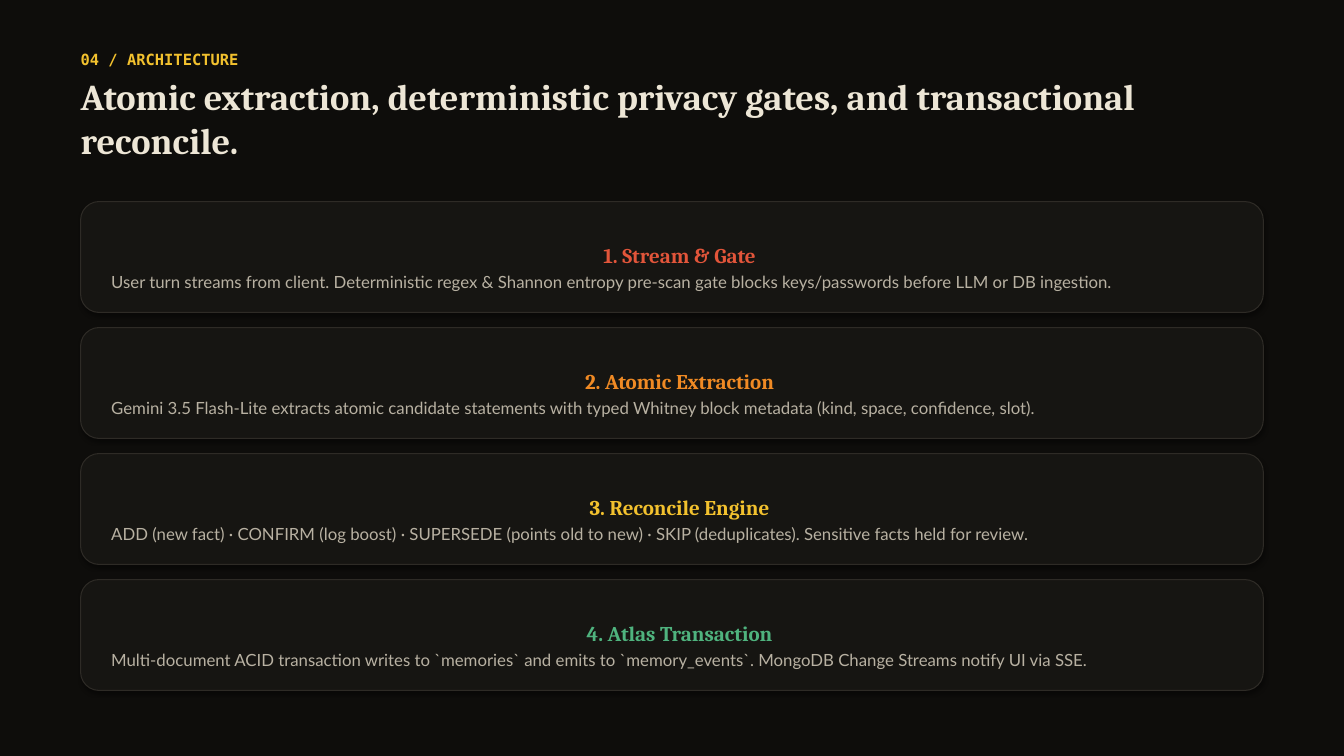
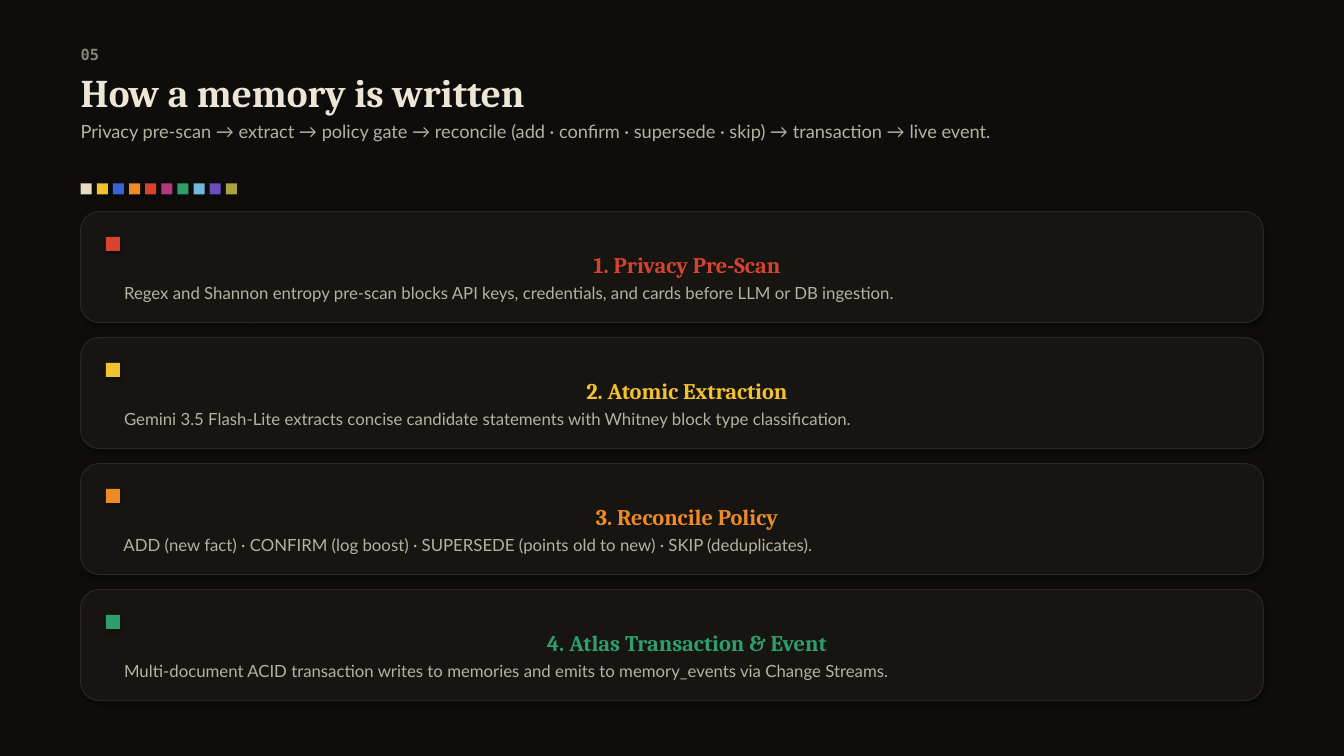
Before and after one commit to vaibhavcodesx/radahn, a slide deck: slide 5 of docs/deck/radahn.pptx. Drawn at 1344x756 pixels with LibreOffice and Linux fonts; fonts in the diff are those of the drawing. Boxes give left, top, right and bottom in pixels: in the first picture for what was removed or moved away, otherwise in the second. Text is boxed around its words. In the diff, an @@ line names an element or a change of style, - is before the commit and + after.

Commit message:
docs(deck): rebuild 10-slide submission deck, pdf export, and live 1080p screenshots (Round 6)

```diff
--- a/docs/deck/radahn.pptx
+++ b/docs/deck/radahn.pptx
@@ text at (81, 48, 991, 142): text changed; size 26 to 13 pt; font Cambria to Lato; text colour #EDE6D6 to #B8B1A2; bold off @@
-04 / ARCHITECTURE
-Atomic extraction, deterministic privacy gates, and transactional reconcile.
+05
+How a memory is written
+Privacy pre-scan → extract → policy gate → reconcile (add · confirm · supersede · skip) → transaction → live event.
@@ rectangle added at (81, 184, 92, 195), fill #E7DCC3 @@
@@ rectangle added at (97, 184, 108, 195), fill #F2C12E @@
@@ rectangle added at (113, 184, 124, 195), fill #3A63D8 @@
@@ rectangle added at (129, 184, 140, 195), fill #F08A24 @@
@@ rectangle added at (145, 184, 156, 195), fill #D8432F @@
@@ rectangle added at (161, 184, 172, 195), fill #B23A7A @@
@@ rectangle added at (177, 184, 189, 195), fill #2E9E6B @@
@@ rectangle added at (194, 184, 205, 195), fill #74B8E0 @@
@@ rectangle added at (210, 184, 221, 195), fill #6B4BC2 @@
@@ rectangle added at (226, 184, 237, 195), fill #A7A23C @@
@@ 4 rounded rectangles: place and size @@
-4 rounded rectangles at (81, 202, 1263, 691)
+4 rounded rectangles at (81, 212, 1263, 701)
@@ outline #2E2B26 0.75 pt to #2A2722 0.75 pt in 4 elements at (81, 590, 1263, 701), (81, 464, 1263, 575), (81, 338, 1263, 449), (81, 212, 1263, 323) @@
@@ rectangle added at (106, 237, 120, 251), fill #D8432F @@
@@ text in rounded rectangle at (124, 257, 893, 302): text changed @@
-1. Stream & Gate
-User turn streams from client. Deterministic regex & Shannon entropy pre-scan gate blocks keys/passwords before LLM or DB ingestion.
+1. Privacy Pre-Scan
+Regex and Shannon entropy pre-scan blocks API keys, credentials, and cards before LLM or DB ingestion.
@@ rectangle added at (106, 363, 120, 377), fill #F2C12E @@
@@ text in rounded rectangle at (586, 383, 787, 399): size 15 to 16 pt, text colour #F08A24 to #F2C12E in "2. Atomic Extraction" @@
@@ text in rounded rectangle at (124, 412, 851, 428): text changed @@
-Gemini 3.5 Flash-Lite extracts atomic candidate statements with typed Whitney block metadata (kind, space, confidence, slot).
+Gemini 3.5 Flash-Lite extracts concise candidate statements with Whitney block type classification.
@@ rectangle added at (106, 489, 120, 503), fill #F08A24 @@
@@ text in rounded rectangle at (123, 509, 812, 554): text changed @@
-3. Reconcile Engine
-ADD (new fact) · CONFIRM (log boost) · SUPERSEDE (points old to new) · SKIP (deduplicates). Sensitive facts held for review.
+3. Reconcile Policy
+ADD (new fact) · CONFIRM (log boost) · SUPERSEDE (points old to new) · SKIP (deduplicates).
@@ rectangle added at (106, 615, 120, 629), fill #2E9E6B @@
@@ text in rounded rectangle at (124, 635, 888, 680): text changed @@
-4. Atlas Transaction
-Multi-document ACID transaction writes to `memories` and emits to `memory_events`. MongoDB Change Streams notify UI via SSE.
+4. Atlas Transaction & Event
+Multi-document ACID transaction writes to memories and emits to memory_events via Change Streams.
```
Also in this commit, not shown: 9 slides added, 11 slides removed, 9 other files.
